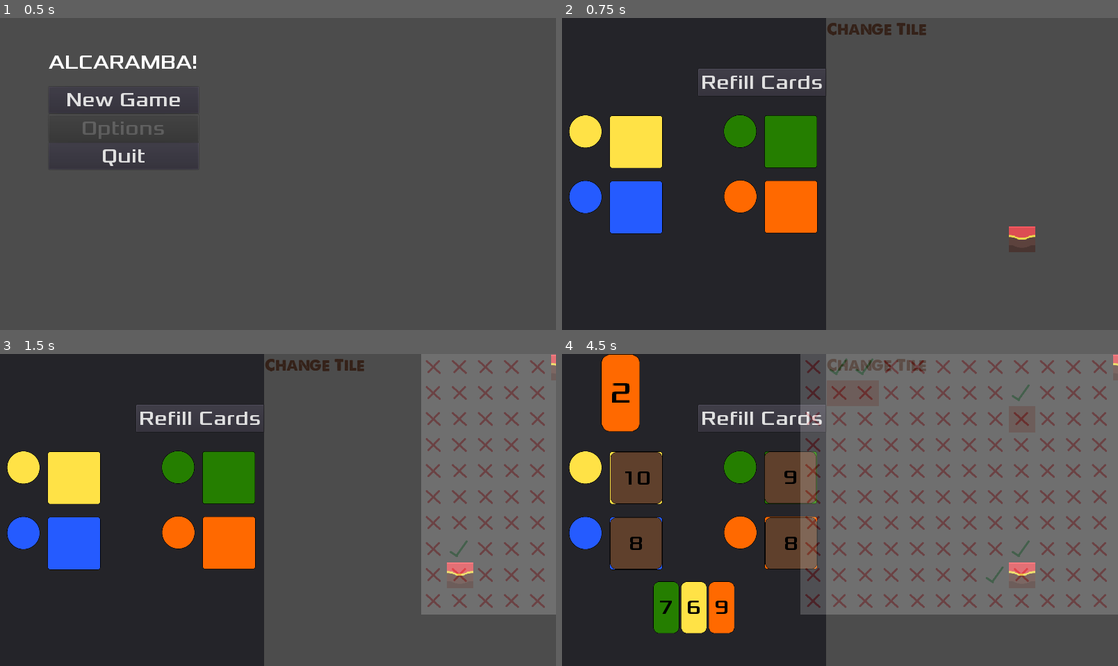
Above: before the commit, frames 1-4 (two rows, left to right).
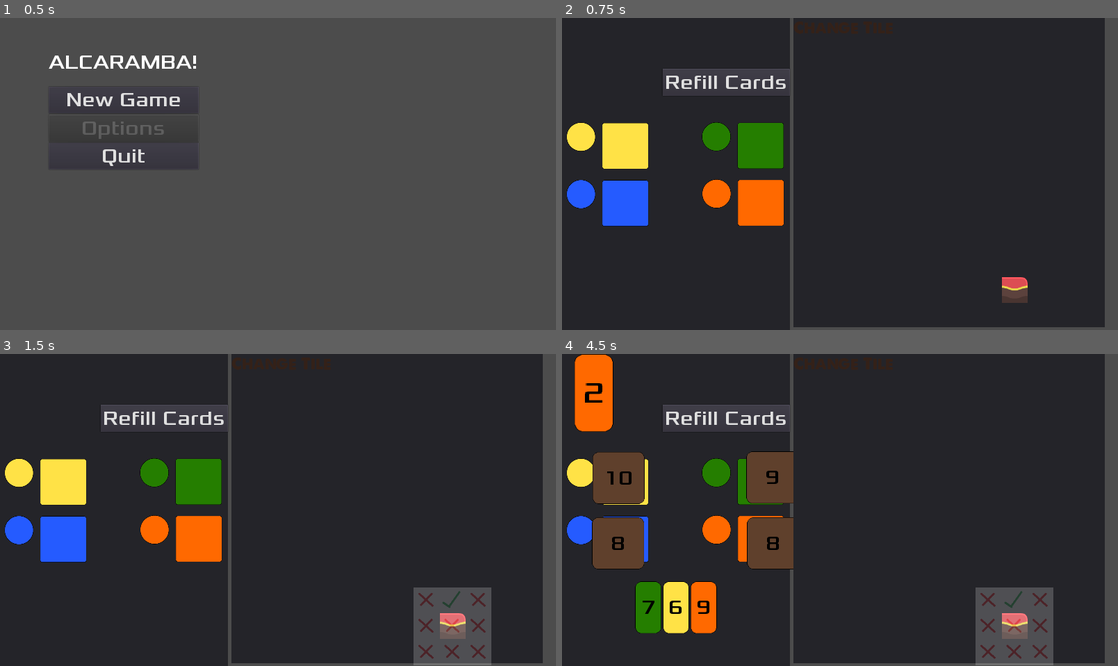
Above: after the commit, the same moments.

Repository: Structed/alcaramba
Game: Godot game, scene res://Drawable/MainMenu/MainMenu.tscn
Same seed, same stepped clock (60 frames per second), same inputs: the game is played once before the commit and once after it.
Inputs:
- Up to frame 1 (0.5 s): no input
- Up to frame 2 (0.75 s): click "New Game" at 0.5 s
- Up to frame 3 (1.5 s): click "Change Tile" at 1.25 s
- Up to frame 4 (4.5 s): click "Refill Cards" at 2 s; click "7" at 2.75 s; click "6" at 3.5 s; click "9" at 4.25 s

Frame 1 is identical in both runs. In frame 2, 57% of the frame differs, in the area x 0-98%, y 0-100%; in frame 3, 58%; in frame 4, 66%, in the area x 0-100%, y 0-100%.

Commit message:
added states for removing and replacing tiles
Also added add and remove card functions to Abstract card collection

Diff:
--- a/src/alcaramba/Drawable/Market/Market.tscn
+++ b/src/alcaramba/Drawable/Market/Market.tscn
@@ -21,7 +21,7 @@
 material = SubResource( 1 )
 anchor_right = 1.0
 anchor_bottom = 1.0
-margin_right = -718.0
+margin_right = -806.0
 __meta__ = {
 "_edit_use_anchors_": false
 }
@@ -120,7 +120,15 @@
 anchor_top = 1.0
 margin_top = -208.0
 
-[node name="TileMap" parent="." instance=ExtResource( 6 )]
-position = Vector2( 650, 1 )
+[node name="Panel2" type="Panel" parent="."]
+margin_left = 568.0
+margin_top = -2.0
+margin_right = 1333.0
+margin_bottom = 761.0
+__meta__ = {
+"_edit_use_anchors_": false
+}
+
+[node name="TileMap" parent="Panel2" instance=ExtResource( 6 )]
 
 [connection signal="pressed" from="Panel/MoneyMarket/RefillCards" to="." method="_on_RefillCards_pressed"]
--- a/src/alcaramba/Drawable/Town/Town.gd
+++ b/src/alcaramba/Drawable/Town/Town.gd
@@ -2,36 +2,55 @@
 
 var _stack_tiles: TileCardCollection = TileCardCollection.new()
 #var tile_card_scene = preload("res://Drawable/Card/TileCardDrawable.tscn")
-var _current_tile: TileCard = TileCard.new(0, 0, TileCard.TileType.START, TileCard.WALL_SIDE_NONE)
+var _starting_tile_id = 0
+var _current_tile: TileCard = TileCard.new(_starting_tile_id, 0, TileCard.TileType.START, TileCard.WALL_SIDE_NONE)
+var _max_size = [8,10]
+var _placement_mode : int = 0 # 0 = no placement, 1 = place tile, 2 = remove tile
 
 
 # Called when the node enters the scene tree for the first time.
 func _ready():
 
-	# TODO: add starting tile to _stack_tiles:
+	_stack_tiles.add_card(TileCard.new(_starting_tile_id, 0, TileCard.TileType.START, TileCard.WALL_SIDE_NONE))
 	place_starting_tile()
+	$TileMap_valid_overlay.hide()
+
+# Called every frame
+func _process(delta):
+	if _placement_mode != 0:
+		#TODO: confine mouse to town?
+		1+1
+
+	if _placement_mode == 1:
+		$TileMap_valid_overlay.show()
+	else:
+		$TileMap_valid_overlay.hide()
 
 func _input(event):
-	# current tile is not empty
-	if _current_tile:
+	# if _placement_mode is set for placing or removing
+	if _placement_mode != 0:
 		# if mouse is pressed
 		if event is InputEventMouseButton && event.is_pressed():
 			# get grid position
-			var grid_position = world_to_map(event.position)
+			var grid_position = world_to_map(get_local_mouse_position())
 			var x = grid_position.x
 			var y = grid_position.y
 
-			#left click
-			if event.button_index==1:
-				#TODO check if tile is already on board
-				print(is_placement_valid(x, y, _current_tile._id))
-				place_tile(x, y, _current_tile)
-				update_overlay(_get_border(),_current_tile._id)
+			#left click and placing mode
+			if event.button_index==1 && _placement_mode == 1:
+				if is_placement_valid(x, y, _current_tile._id):
+					# place tile and leave placement mode
+					place_tile(x, y, _current_tile)
+					_placement_mode = 0
+					update_overlay(_get_border(),_current_tile._id)
 
-				# right click
-			if event.button_index == 2 && get_cell(x, y) != -1: #right click and tile not empty
-				remove_tile(x, y)
-				update_overlay(_get_border(), _current_tile._id)
+			# left click and removing mode
+			if event.button_index == 1 && _placement_mode == 2:
+				# if cell not empty and cell is not starting tile and removed does not break connection
+				if get_cell(x, y) != -1 && get_cell(x, y) != _starting_tile_id && is_tile_removable(x, y):
+					var removed_tile_id = remove_tile(x, y)
+					#TODO: send tile to spare tiles
+					_stack_tiles.remove_card_by_id(removed_tile_id)
 
 func place_tile(x: int, y: int, tile: TileCard):
 	#if is_placement_valid(x,y,tile.get_id()):
@@ -42,12 +61,18 @@
 	set_cell(x, y, -1)
 	return tile_id
 
+# check if removing this tile would break continouity of town
+func is_tile_removable(x: int, y:int):
+	# TODO: logic for continuity
+	return true
+
 func place_starting_tile() -> void:
-	var start_x = 7
-	var start_y = 8
-	var start_id = 6
+	var start_x = floor(_max_size[0])
+	var start_y = floor(_max_size[1])
+	var start_id = _starting_tile_id
 	set_cell(start_x, start_y, start_id)
 
+# checks if tile specified by id can be placed at (x,y)
 func is_placement_valid(x: int, y: int, id: int) -> bool:
 
 	var placement_valid = false
@@ -78,6 +103,7 @@
 						return false
 	return placement_valid
 
+# checks if there is a wall between two tiles in a given direction, wall can be on either tile
 func is_wall(card1: TileCard, card2: TileCard, direction: String)-> bool:
 	var walls1 = card1.get_enabled_walls()
 	var walls2 = card2.get_enabled_walls()
@@ -93,20 +119,36 @@
 
 	return false
 
+# updates the overlay for possible tile placement in regards to the tile you want to place
 func update_overlay(border: Rect2, id_compare: int = 6):
+
+	# consider all tiles within the rectangle spanned by current tiles plus one in each direction
 	for x in range(border.position.x - 1, border.position.x + border.size.x+1):
 		for y in range(border.position.y - 1, border.position.y + border.size.y+1):
+			# set cells according to valid/invalid
 			if is_placement_valid(x, y, id_compare ):
 				$TileMap_valid_overlay.set_cell(x,y,1)
 			else:
 				$TileMap_valid_overlay.set_cell(x,y,0)
 
-# debug functions
+# should be called when tile is selected in market
+func receive_tile(tile: TileCard):
+	_stack_tiles.add_card(tile)
+	_current_tile = tile
+
+	update_overlay(_get_border(),_current_tile._id)
+	_placement_mode = 1
+
+# get rectangle spanned by already placed tiles
 func _get_border():
 	return get_used_rect()
 
+
+# debug functions
 func _on_TextureButton_pressed():
 	#DEBUG
 	_current_tile = TileCard.new(randi() % 13 + 1, 0, TileCard.TileType.START, TileCard.WALL_SIDE_NONE)
 	_get_border()
-	print(_current_tile._id)
+	update_overlay(_get_border(),_current_tile._id)
+	_placement_mode = (_placement_mode + 1) % 3
+	print(_placement_mode)
--- a/src/alcaramba/Scripts/AbstractCardCollection.gd
+++ b/src/alcaramba/Scripts/AbstractCardCollection.gd
@@ -20,3 +20,12 @@
 		if card._id == id:
 			return card
 	return null
+
+func add_card(card):
+	_stack.append(card)
+
+# removes all cards with certain id
+func remove_card_by_id(id: int):
+	for card in _stack:
+		if card._id == id:
+			_stack.erase(card)
